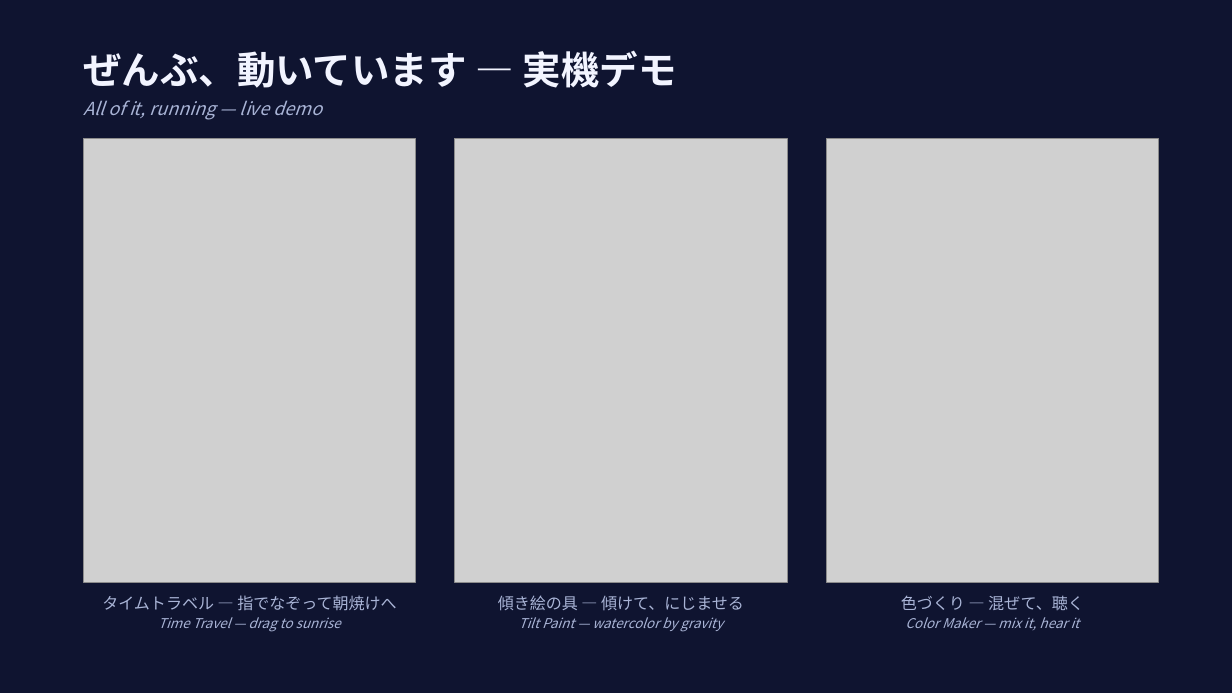
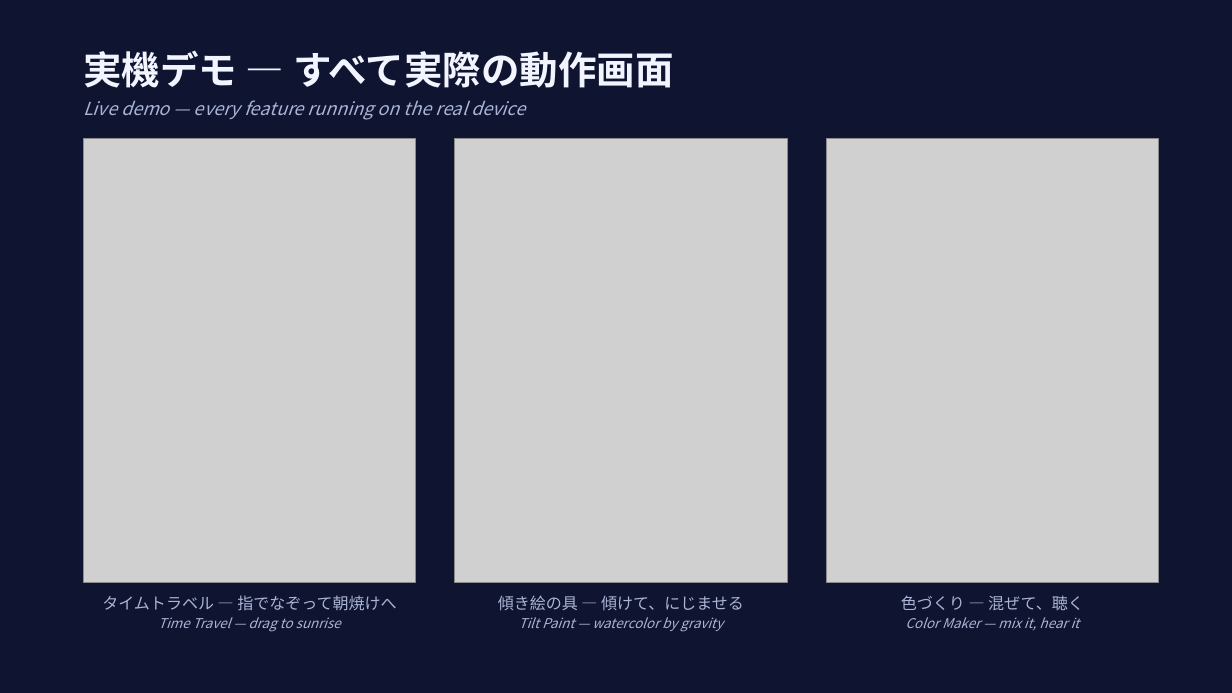
Before and after one commit to aokko2000/iroirotokei, a slide deck: slide 3 of docs/iroirotokei_contest_slides.pptx. Drawn at 1232x693 pixels with LibreOffice and Linux fonts; fonts in the diff are those of the drawing; grey boxes stand for pictures. Boxes give left, top, right and bottom in pixels: in the first picture for what was removed or moved away, otherwise in the second. Text is boxed around its words. In the diff, an @@ line names an element or a change of style, - is before the commit and + after.

Commit message:
Fix demo slide wording and update clock mockup to current firmware UI

```diff
--- a/docs/iroirotokei_contest_slides.pptx
+++ b/docs/iroirotokei_contest_slides.pptx
@@ text at (83, 50, 674, 88): text changed @@
-ぜんぶ、動いています — 実機デモ
+実機デモ — すべて実際の動作画面
@@ text at (83, 100, 525, 120): text changed @@
-All of it, running — live demo
+Live demo — every feature running on the real device
```
Also in this commit, not shown: 1 other file.
